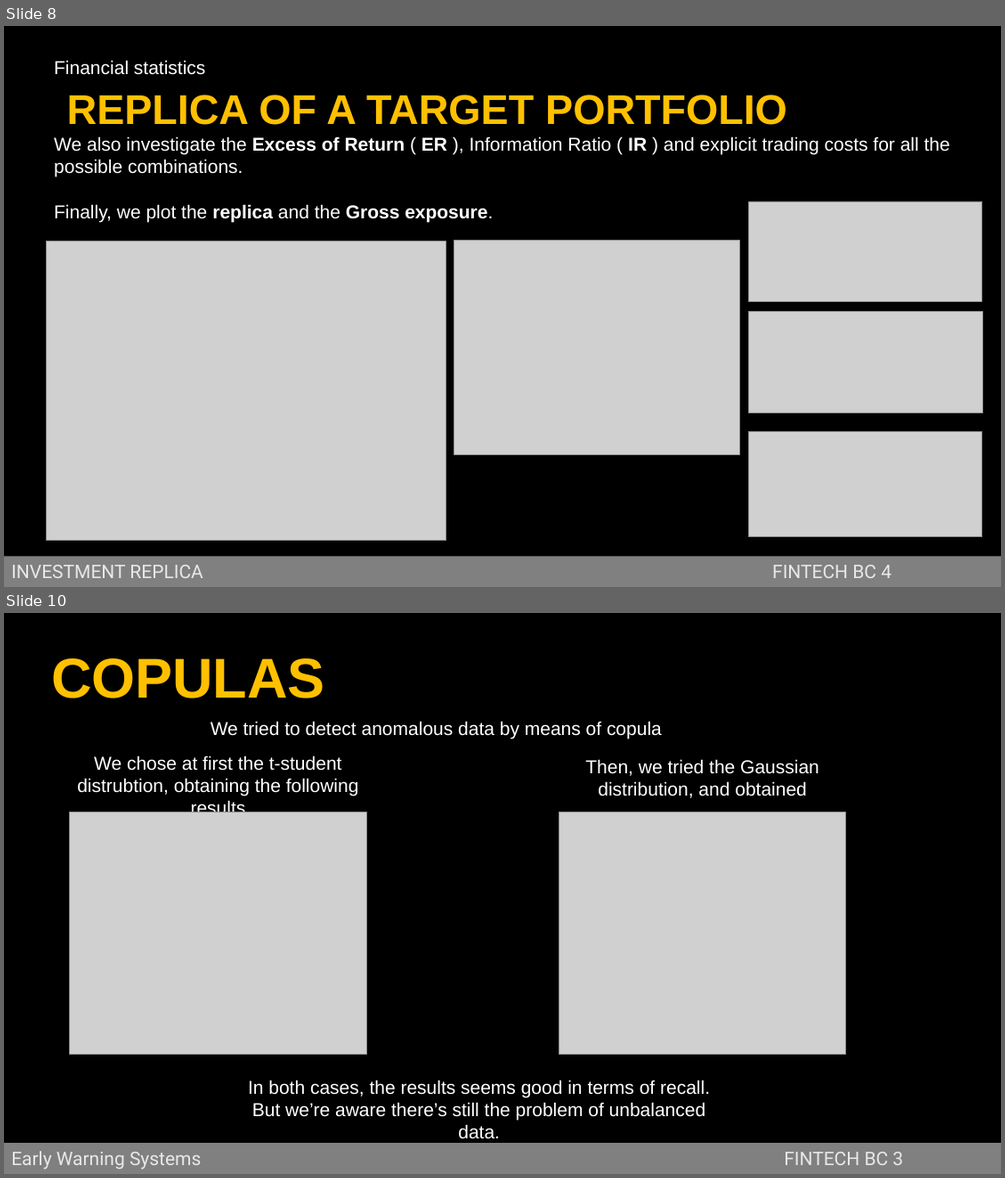
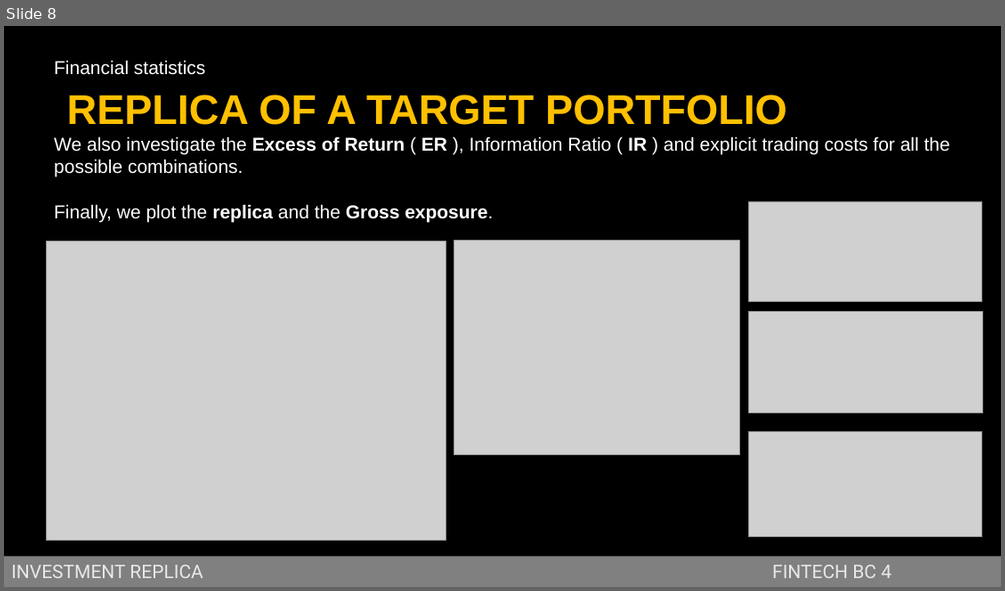
Before and after one commit to jstringara/Fintech, a slide deck: BC4/Bozza.pptx. Shown one above the other, each under a label of ours: slides 8 and 10 before the commit, slide 8 after it; the slides between them are not shown. The pictures are 1005x1178 and 1005x591 pixels, drawn with LibreOffice and Linux fonts; fonts in the diff are those of the drawing; grey boxes stand for pictures; background and template pictures are left out. Boxes give left, top, right and bottom in pixels: in the first picture for what was removed or moved away, otherwise in the second. Text is boxed around its words. In the diff, an @@ line names an element or a change of style, - is before the commit and + after.

```diff
--- a/BC4/Bozza.pptx
+++ b/BC4/Bozza.pptx
@@ slide 10 removed at (4, 613, 1001, 1174), background picture (left out) @@
@@ text removed at (51, 658, 325, 698) @@
-COPULAS
@@ text removed at (210, 721, 662, 739) @@
-We tried to detect anomalous data by means of copula
@@ text removed at (77, 755, 359, 796) @@
-We chose at first the t-student distrubtion, obtaining the following results
@@ text removed at (585, 759, 819, 798) @@
-Then, we tried the Gaussian distribution, and obtained
@@ picture removed at (70, 811, 367, 1054) @@
@@ picture removed at (559, 811, 846, 1054) @@
@@ text removed at (248, 1079, 710, 1120) @@
-In both cases, the results seems good in terms of recall.
-But we’re aware there’s still the problem of unbalanced data.
@@ rectangle removed at (4, 1143, 1001, 1174) @@
-Early Warning Systems FINTECH BC 3
```
Also in this commit, not shown: 1 slide changed, 3 slides added, 4 other slides removed, 1 other file.
